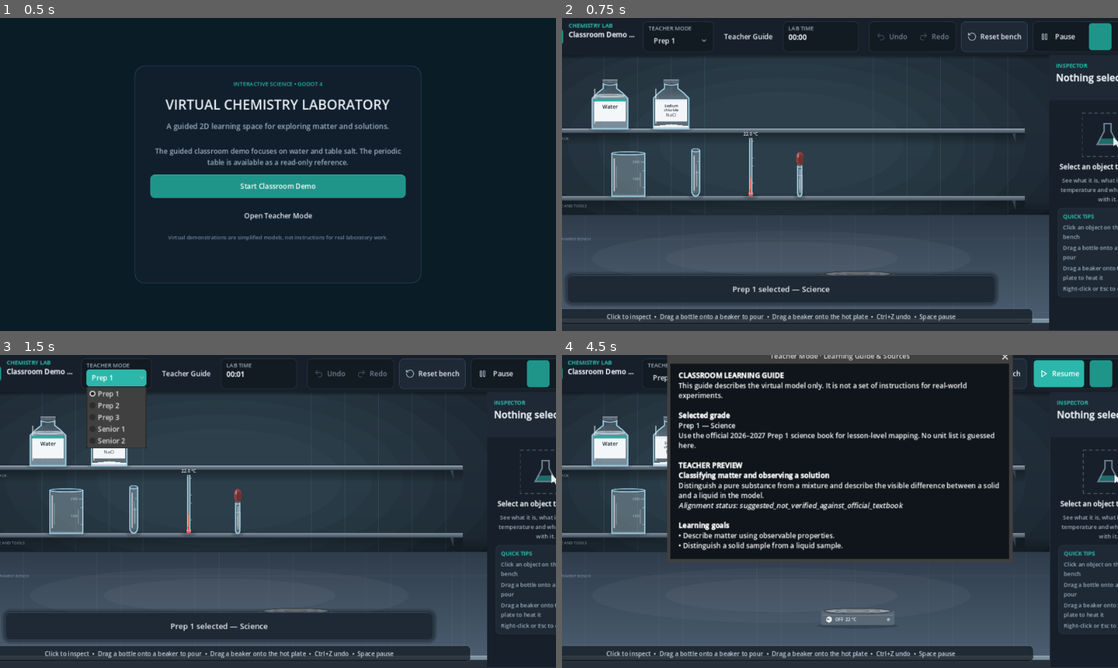
Above: before the commit, frames 1-4 (two rows, left to right).
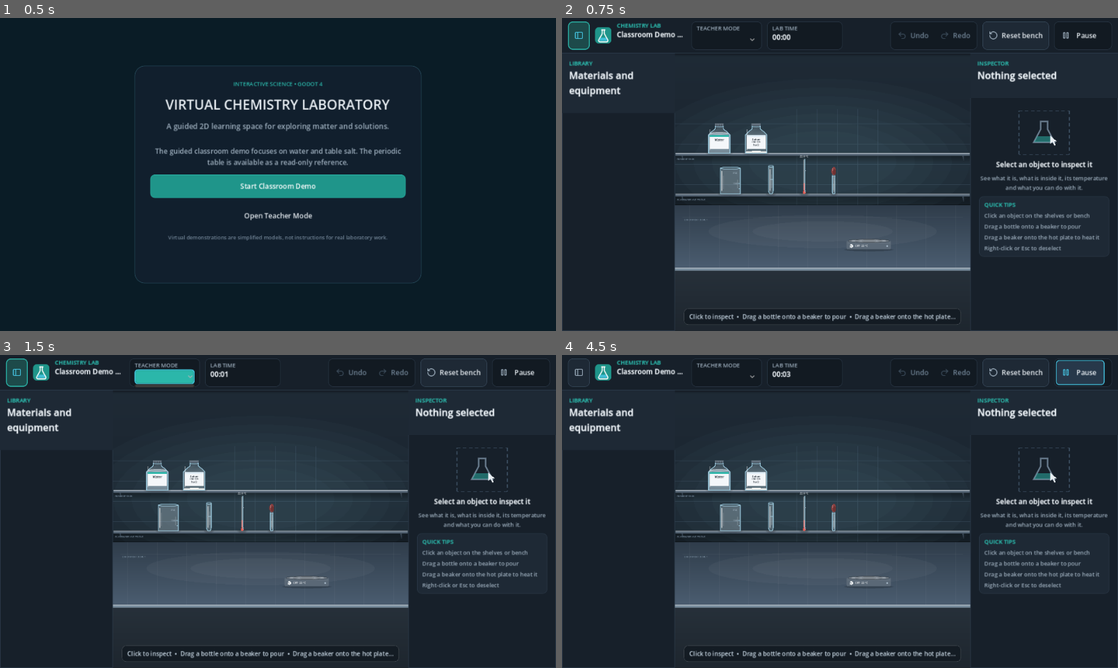
Above: after the commit, the same moments.

Repository: KareemMohammadeen/chemistry-lab-2d
Game: Godot game, scene res://scenes/main.tscn
Two runs of this game, one before a commit and one after it. Both use one fixed random seed, a clock stepped at 60 frames per second and the inputs below.
Inputs (mouse positions are in pixels of both pictures, inside the frame that each line leads up to; where the layout moved, square brackets give the same spot in the first picture):
- Up to frame 1 (0.5 s): no input
- Up to frame 2 (0.75 s): click "Start Classroom Demo" at 0.5 s
- Up to frame 3 (1.5 s): click (166, 376) [116, 376] at 1.25 s
- Up to frame 4 (4.5 s): click (578, 373) at 2.02 s; click (751, 373) at 2.75 s, where only the run before the commit has a clickable "Teacher Guide"; click (1101, 373) at 3.52 s; click "Pause" (after the commit: "Resume") at 4.25 s

Frame 1 is identical in both runs. In frame 2, 27% of the frame differs, in the area x 0-100%, y 1-100%; in frame 3, 29%; in frame 4, 58%, in the area x 0-100%, y 0-100%.
Error after the commit: Parse Error: Could not preload resource script "res://scripts/ui/reference_explorer.gd". (res://scripts/ui/library_panel.gd:27)

Commit message:
Connect the Library to the complete read-only reference explorer

Diff:
--- a/scripts/ui/library_panel.gd
+++ b/scripts/ui/library_panel.gd
@@ -24,6 +24,7 @@
 const SAFE_REFERENCE_COMPOUND_IDS: Array[String] = ["glucose", "sucrose", "starch"]
 const LEARNING_GUIDE_PATH := "res://data/learning/learning_guide.json"
 const TEACHER_PREVIEWS_PATH := "res://data/learning/teacher_previews.json"
+const REFERENCE_EXPLORER_SCRIPT := preload("res://scripts/ui/reference_explorer.gd")
 
 @export var subtitle_label: Label
 @export var content_box: VBoxContainer
@@ -37,6 +38,7 @@
 var _curriculum_profile: Dictionary = {}
 var _guide_window: Window
 var _guide_rich_text: RichTextLabel
+var _reference_window: Window
 
 
 func bind(host: SimulationHost) -> void:
@@ -70,6 +72,15 @@
 	_cards.clear()
 	_section_written.clear()
 	var database := _host.database
+
+	var explorer_button := Button.new()
+	explorer_button.text = "Materials & reactions encyclopedia"
+	explorer_button.tooltip_text = "Browse all 118 elements, compounds, simulation materials and model reactions as read-only educational references."
+	explorer_button.theme_type_variation = &"ToolButton"
+	explorer_button.size_flags_horizontal = Control.SIZE_EXPAND_FILL
+	explorer_button.focus_mode = Control.FOCUS_NONE
+	explorer_button.pressed.connect(_on_reference_explorer_pressed)
+	content_box.add_child(explorer_button)
 
 	var guide_button := Button.new()
 	guide_button.text = "Learning guide & sources"
@@ -132,6 +143,25 @@
 
 func _on_guide_button_pressed() -> void:
 	open_learning_guide(_curriculum_profile)
+
+
+func _on_reference_explorer_pressed() -> void:
+	if _host == null:
+		return
+	if is_instance_valid(_reference_window):
+		_reference_window.popup_centered(Vector2i(1120, 780))
+		return
+	_reference_window = REFERENCE_EXPLORER_SCRIPT.new() as Window
+	_reference_window.close_requested.connect(_on_reference_explorer_closed)
+	add_child(_reference_window)
+	_reference_window.bind(_host.database)
+	_reference_window.popup_centered(Vector2i(1120, 780))
+
+
+func _on_reference_explorer_closed() -> void:
+	if is_instance_valid(_reference_window):
+		_reference_window.queue_free()
+	_reference_window = null
 
 
 func open_learning_guide(profile: Dictionary = {}) -> void:
